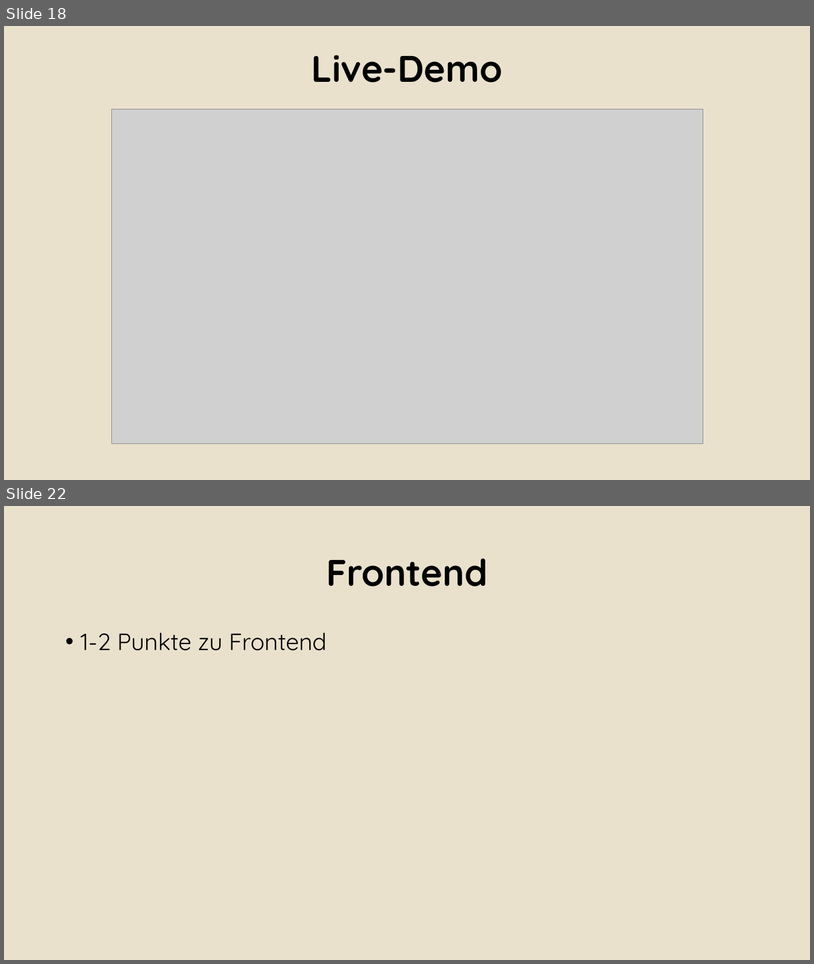
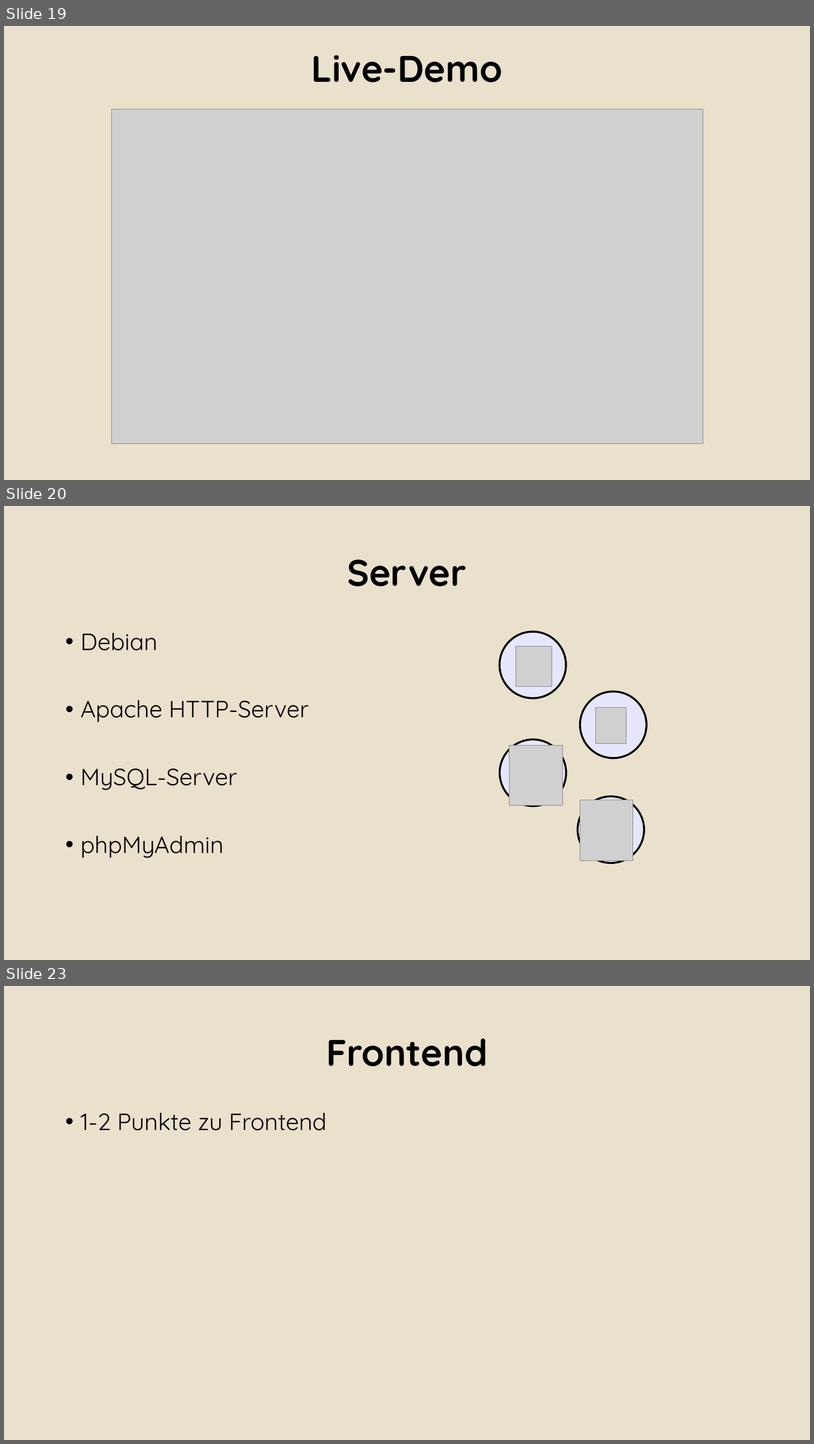
Before and after one commit to Alergeek/Dokumentation, a slide deck: Docs/AbschlussPräsi.pptx. Shown one above the other, each under a label of ours: slides 18 and 22 before the commit, slides 19, 20 and 23 after it; the slides between them are not shown. The pictures are 814x964 and 814x1444 pixels, drawn with LibreOffice and Linux fonts; fonts in the diff are those of the drawing; grey boxes stand for pictures; background and template pictures are left out. Boxes give left, top, right and bottom in pixels: in the first picture for what was removed or moved away, otherwise in the second. Text is boxed around its words. In the diff, an @@ line names an element or a change of style, - is before the commit and + after.

```diff
--- a/Docs/AbschlussPräsi.pptx
+++ b/Docs/AbschlussPräsi.pptx
@@ slide 20 added at (4, 506, 810, 960), background #EAE2CE @@
@@ title added at (347, 559, 467, 586), 44 pt, text #000000, bold @@
+Server
@@ text added at (81, 633, 309, 858), 28 pt, text #000000 @@
+• Debian
+• Apache HTTP-Server
+• MySQL-Server
+• phpMyAdmin
@@ ellipse added at (500, 632, 567, 699), fill #E6E6FF, outline #000000 2.3 pt @@
@@ picture added at (516, 646, 551, 686) @@
@@ ellipse added at (581, 691, 647, 757), fill #E6E6FF, outline #000000 2.3 pt @@
@@ picture added at (596, 708, 626, 744) @@
@@ ellipse added at (500, 739, 567, 806), fill #E6E6FF, outline #000000 2.3 pt @@
@@ picture added at (510, 745, 563, 805) @@
@@ ellipse added at (578, 796, 645, 863), fill #E6E6FF, outline #000000 2.3 pt @@
@@ picture added at (581, 800, 634, 861) @@
@@ what was slide 18 is now slide 19 @@
@@ what was slide 22 is now slide 23 @@
```
Also in this commit, not shown: 7 slides changed, 1 other slide added, 1 slide removed, 1 other file.
